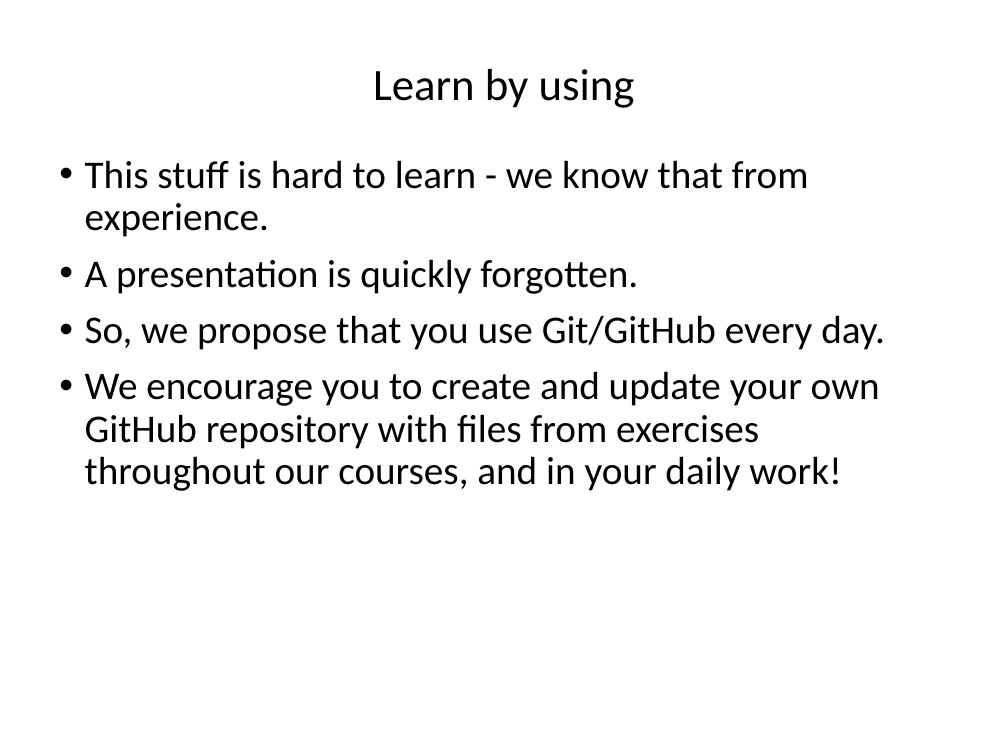
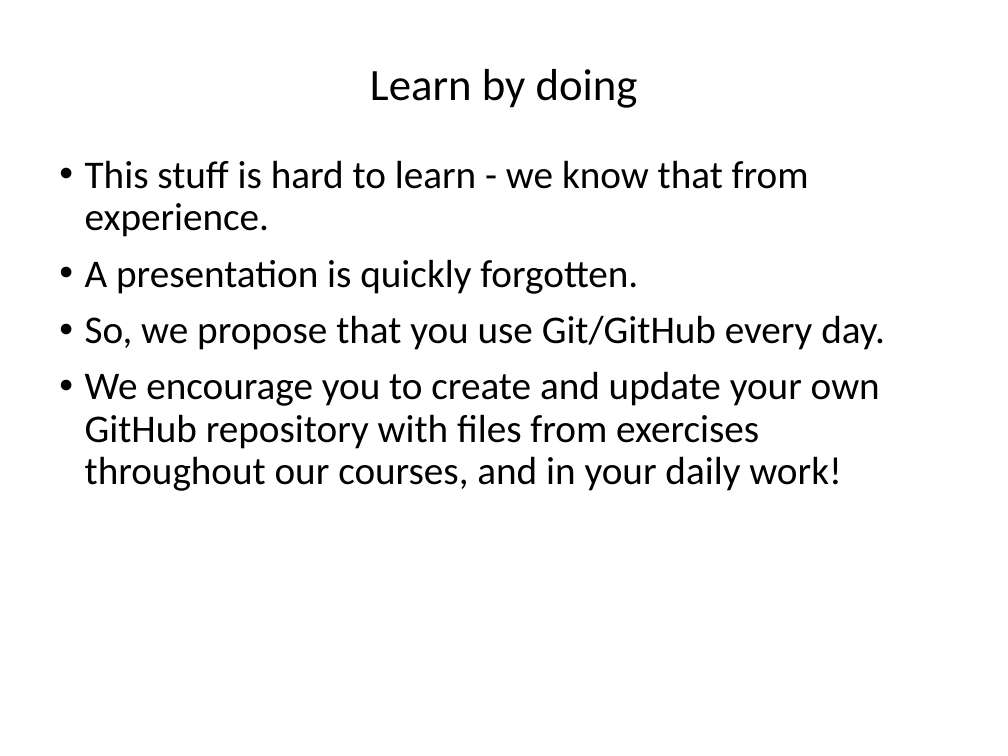
Before and after one commit to ncasuk/ncas-isc, a slide deck: slide 26 of version_control/01_git_intro.pptx. Drawn at 1008x756 pixels with LibreOffice and Linux fonts; fonts in the diff are those of the drawing; background and template pictures are left out. Boxes give left, top, right and bottom in pixels: in the first picture for what was removed or moved away, otherwise in the second. Text is boxed around its words. In the diff, an @@ line names an element or a change of style, - is before the commit and + after.

```diff
--- a/version_control/01_git_intro.pptx
+++ b/version_control/01_git_intro.pptx
@@ title at [370, 69, 638, 108]: text changed @@
-Learn by using
+Learn by doing
```
Also in this commit, not shown: 5 other slides changed, 1 other file.
